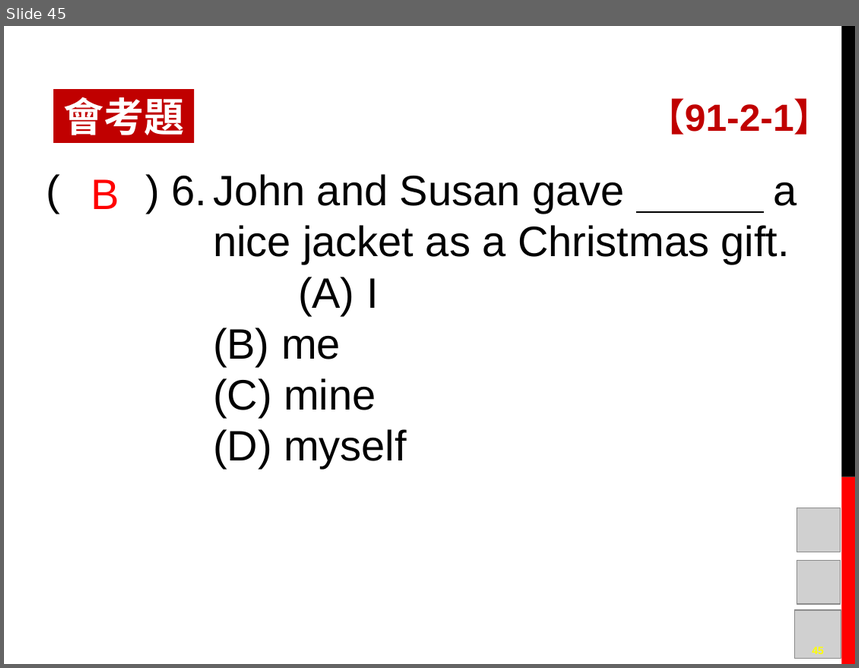
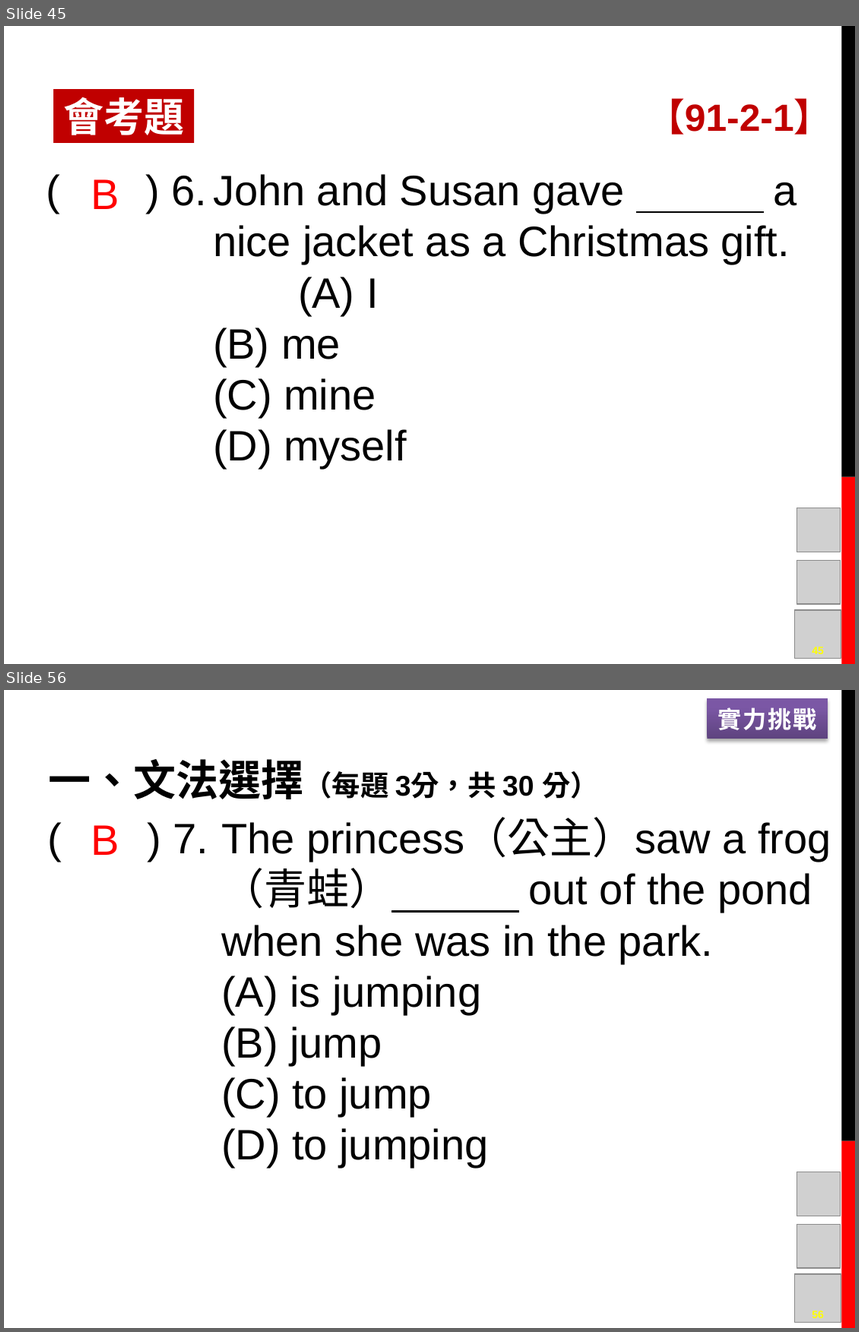
Before and after one commit to mousterchung/backup_data_from_desktop, a slide deck: school/junior_high_school/original_class/英語/八下講義/英語講義L05.pptx. Shown one above the other, each under a label of ours: slide 45 before the commit, slides 45 and 56 after it; the slides between them are not shown. The pictures are 859x668 and 859x1332 pixels, drawn with LibreOffice and Linux fonts; fonts in the diff are those of the drawing; grey boxes stand for pictures; background and template pictures are left out. Boxes give left, top, right and bottom in pixels: in the first picture for what was removed or moved away, otherwise in the second. Text is boxed around its words. In the diff, an @@ line names an element or a change of style, - is before the commit and + after.

```diff
--- a/school/junior_high_school/original_class/英語/八下講義/英語講義L05.pptx
+++ b/school/junior_high_school/original_class/英語/八下講義/英語講義L05.pptx
@@ slide 56 added at <box>4,690,855,1328</box>, background #FFFFFF; not listed: 2 template elements that a slide beside it also shows @@
@@ rectangle added at <box>707,698,828,739</box>, fill gradient #5F4480 to #7B58A6 to #7C57A8, 20 pt, text #FFFFFF, bold @@
+實力挑戰
@@ text added at <box>48,759,599,799</box>, 24 pt, text #000000, bold @@
+一、文法選擇（每題 3分，共 30 分）
@@ text added at <box>91,825,119,855</box>, 36 pt, text #FF0000 @@
+B
@@ text added at <box>173,820,831,1167</box>, 36 pt, text #000000 @@
+( ) 7. The princess（公主）saw a frog（青蛙） out of the pond when she was in the park.
+(A) is jumping
+(B) jump
+(C) to jump
+(D) to jumping
@@ picture added at <box>797,1173,841,1216</box> @@
@@ picture added at <box>797,1224,840,1268</box> @@
@@ picture added at <box>794,1274,842,1323</box> @@
@@ page number added at <box>812,1311,824,1319</box>, 9 pt, text #FFFF00, bold @@
+56
```
Also in this commit, not shown: 30 other slides added.
